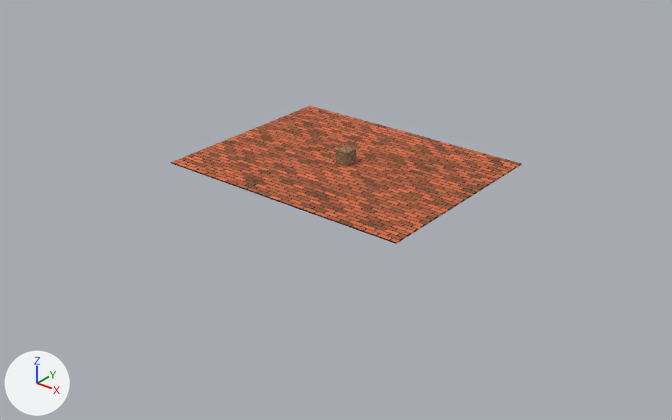
The Blender file Blender - texturizando modelos com Hand Paint/box.blend, before and after one commit.
The view is the same before and after, from a camera (50 mm lens) standing at (72.9, -93.3, 50.2) and looking at (0.8, -3.2, -5.7). The lights are fixed; the arrows at lower left show +X, +Y and +Z.

Objects in the first picture: 'Box', 'Ground'.
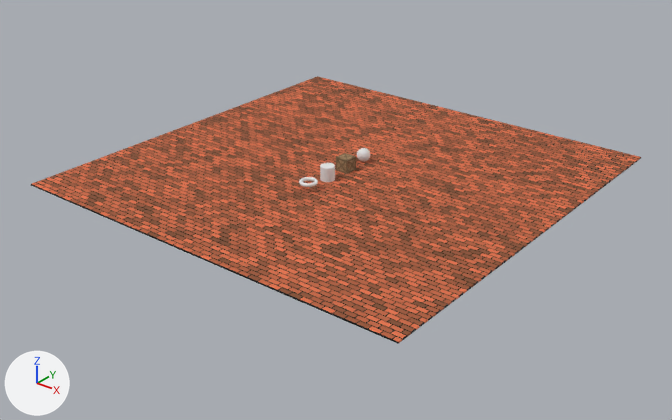
What changed in the scene script:
```text
Change mat_brick:
    where n2 = _N.new('ShaderNodeTexBrick'); n2.name = 'Brick Texture'
    n2.inputs[4].default_value: 10.0 -> 20.0  # 'Scale'
Add me_torus:
    me_torus.from_pydata(...)  # a torus around z (ring radius 1.0, tube radius 0.25) spanning x -1.25..1.25, y -1.25..1.25, z -0.25..0.25
Add me_cylinder:
    me_cylinder.from_pydata(...)  # a 32-sided cylinder along z spanning x -1.0..1.0, y -1.0..1.0, z -1.0..1.0
Add me_icosphere:
    me_icosphere.from_pydata(...)  # an icosphere of 80 faces spanning x -0.95..0.95, y -1.0..1.0, z -1.0..1.0
Change ob_box:
    ob_box.location: (0.0, 0.0, 1.1) -> (0.0, 0.0, 0.0)
Change ob_ground:
    ob_ground.location: (0.0, 0.0, 0.0) -> (0.0, 0.0, -1.1)
    ob_ground.scale: (19.0, 14.9, 0.0802) -> (30.0, 30.0, 0.1)
Add ob_torus:
    ob_torus = bpy.data.objects.new('Torus', me_torus)
    ob_torus.location = (0.0, -8.0, 0.0)
Add ob_cylinder:
    ob_cylinder = bpy.data.objects.new('Cylinder', me_cylinder)
    ob_cylinder.location = (0.0, -4.0, 0.0)
Add ob_icosphere:
    ob_icosphere = bpy.data.objects.new('Icosphere', me_icosphere)
    ob_icosphere.location = (0.0, 4.0, 0.0)
```

Where the change shows, as pixel boxes [x1, y1, x2, y2] in the pictures (672 x 420 px):
'Ground', surface changed, moved, rescaled (74% wider, 94% taller)
    before: [171, 106, 522, 244]
    after: [31, 76, 641, 344]
'Box', moved
    before: [336, 146, 356, 167]
    after: [336, 153, 356, 174]
'Cylinder', added
    after: [320, 163, 335, 182]
'Icosphere', added
    after: [357, 148, 370, 162]
'Torus', added
    after: [299, 177, 318, 187]
